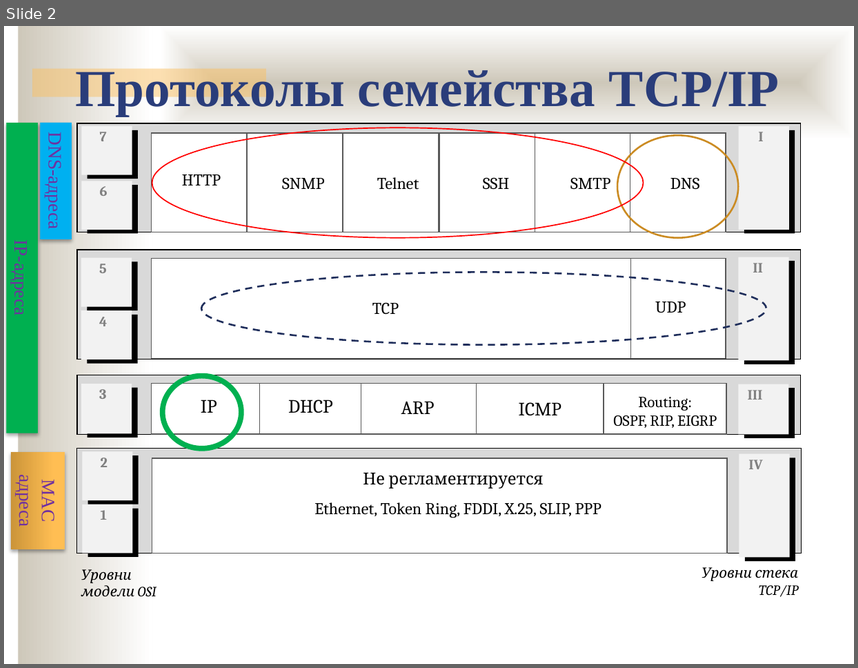
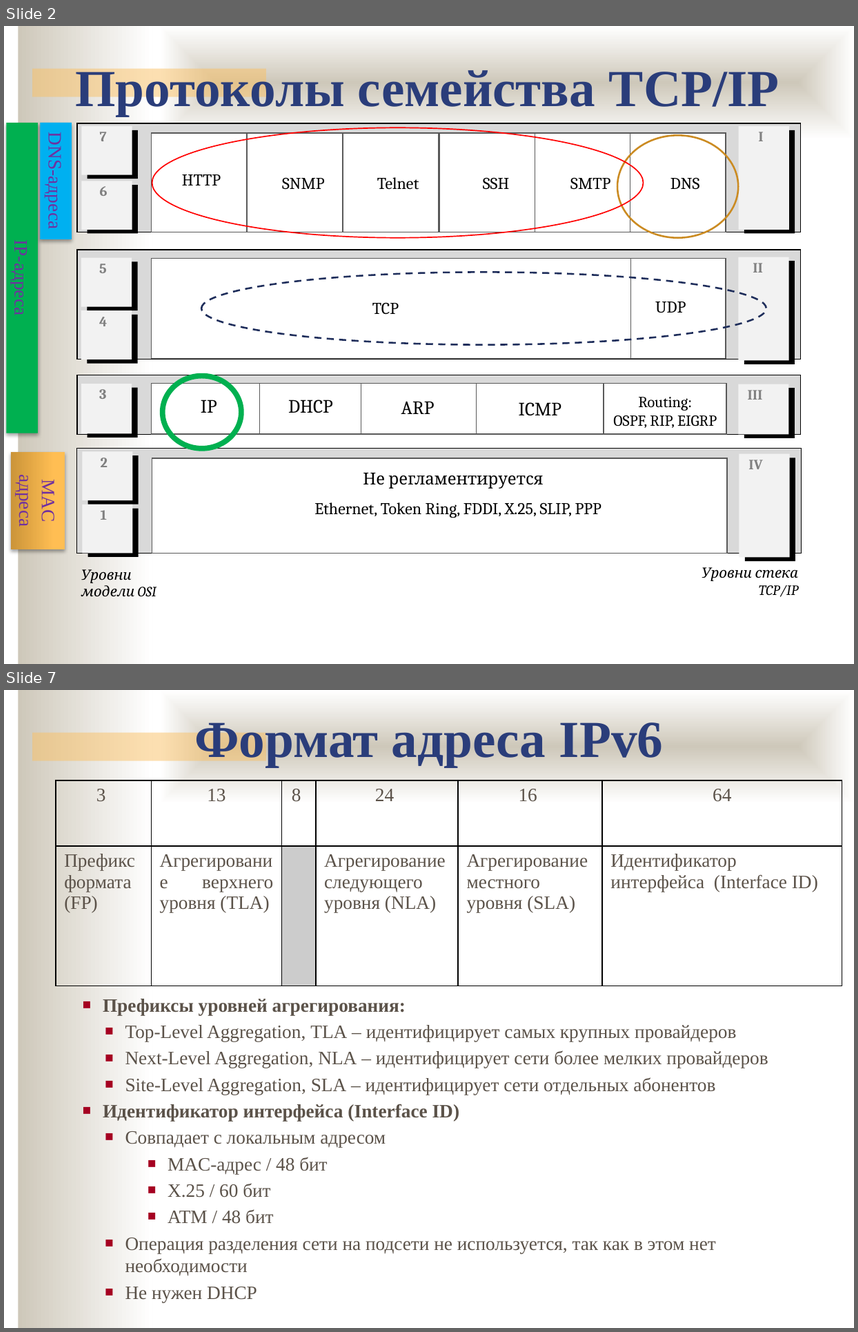
Before and after one commit to ukoloff/nets, a slide deck: lecture/15.pptx. Shown one above the other, each under a label of ours: slide 2 before the commit, slides 2 and 7 after it; the slides between them are not shown. The pictures are 858x668 and 858x1332 pixels, drawn with LibreOffice and Linux fonts; fonts in the diff are those of the drawing; background and template pictures are left out. Boxes give left, top, right and bottom in pixels: in the first picture for what was removed or moved away, otherwise in the second. Text is boxed around its words. In the diff, an @@ line names an element or a change of style, - is before the commit and + after.

```diff
--- a/lecture/15.pptx
+++ b/lecture/15.pptx
@@ slide 7 added at box(4, 690, 854, 1328), background #FFFFFF; not listed: 3 template elements that a slide beside it also shows @@
@@ text added at box(194, 722, 663, 767), 44 pt, text #2A3D7A, bold @@
+Формат адреса IPv6
@@ table added at box(56, 780, 843, 986), 2 rows, 6 columns @@
+3 | 13 | 8 | 24 | 16 | 64
+Префикс формата (FP) | Агрегирование верхнего уровня (TLA) |  | Агрегирование следующего уровня (NLA) | Агрегирование местного уровня (SLA) | Идентификатор интерфейса (Interface ID)
@@ text added at box(103, 998, 768, 1302), 16 pt, text #5B5249 @@
+■ Префиксы уровней агрегирования:
+  ■ Top-Level Aggregation, TLA – идентифицирует самых крупных провайдеров
+  ■ Next-Level Aggregation, NLA – идентифицирует сети более мелких провайдеров
+  ■ Site-Level Aggregation, SLA – идентифицирует сети отдельных абонентов
+■ Идентификатор интерфейса (Interface ID)
+  ■ Совпадает с локальным адресом
+    ■ MAC-адрес / 48 бит
+    ■ X.25 / 60 бит
+    ■ ATM / 48 бит
+  ■ Операция разделения сети на подсети не используется, так как в этом нет необходимости
+  ■ Не нужен DHCP
```
Also in this commit, not shown: 14 other slides added, 1 slide removed.
